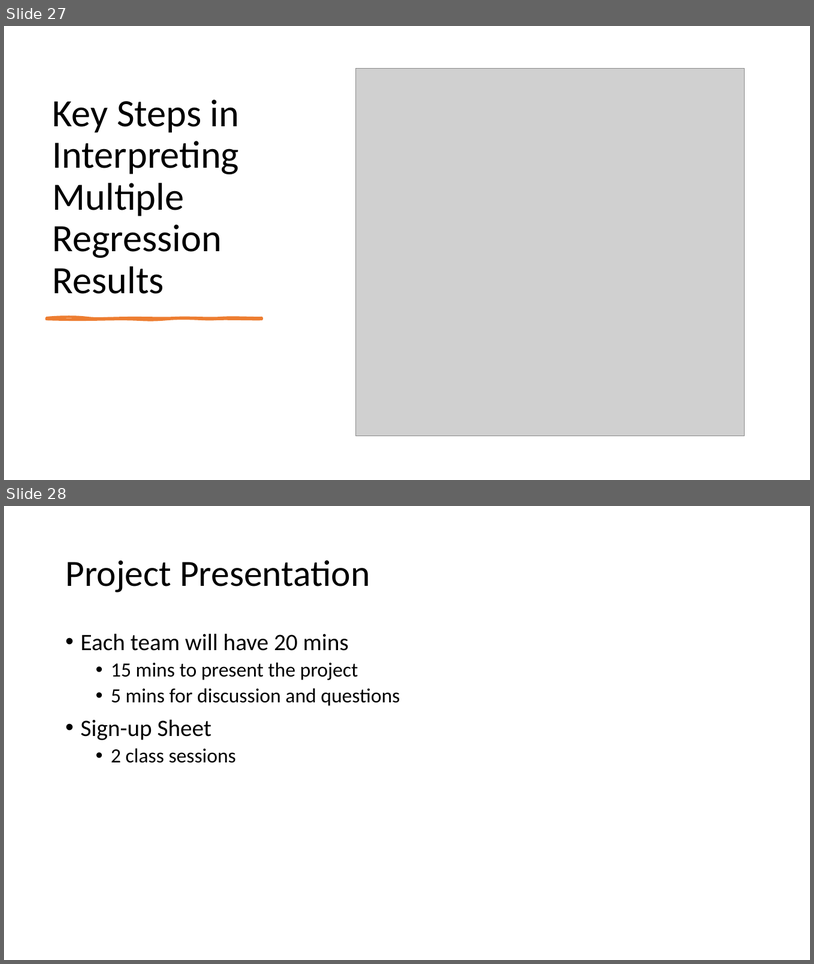
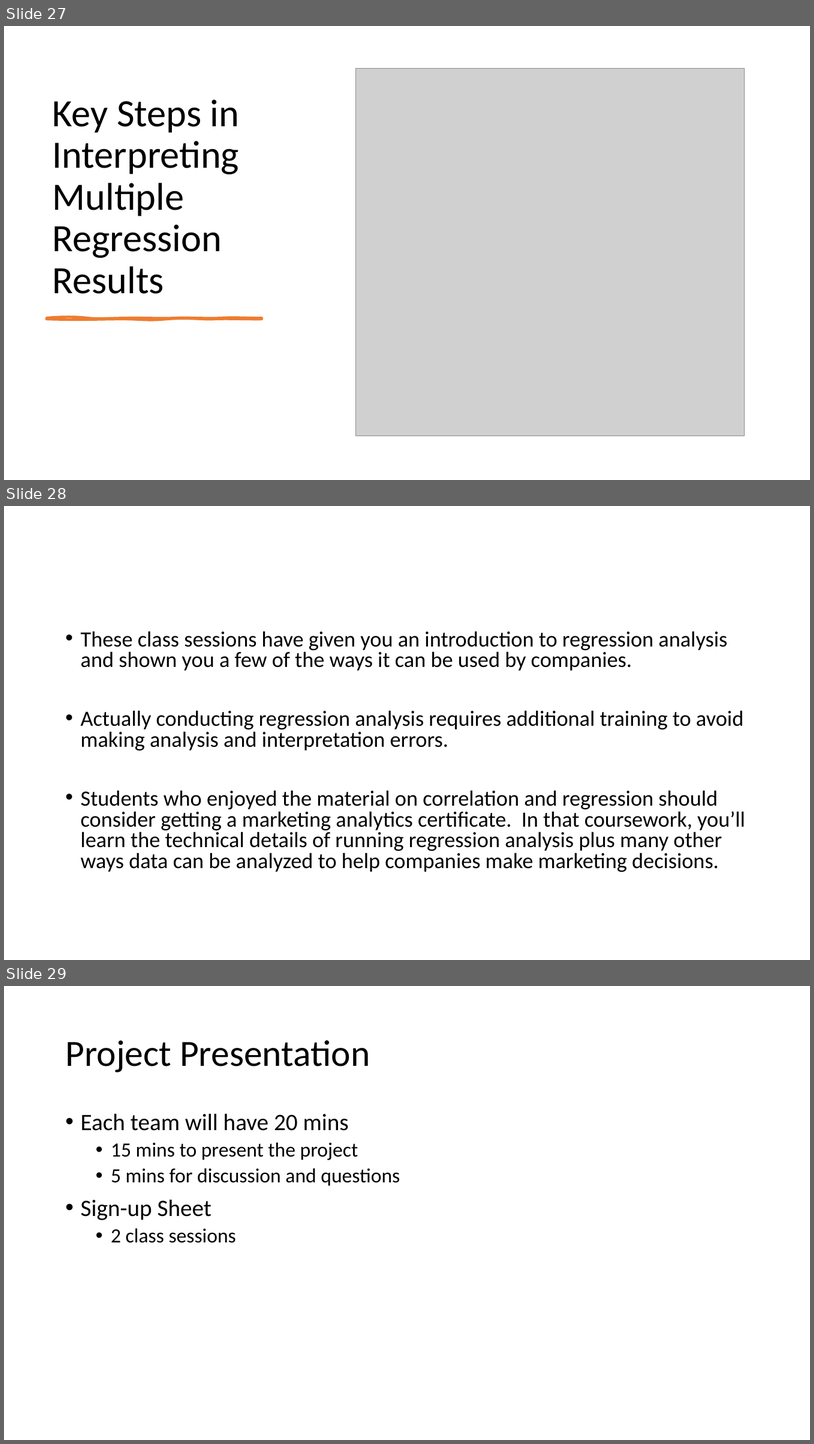
Before and after one commit to mikenguyen13/mar4050, a slide deck: lectures/12/2_Analysis and Interpretation Multiple Variables Simultaneously.pptx. Shown one above the other, each under a label of ours: slides 27 and 28 before the commit, slides 27, 28 and 29 after it. The pictures are 814x964 and 814x1444 pixels, drawn with LibreOffice and Linux fonts; fonts in the diff are those of the drawing; grey boxes stand for pictures. Boxes give left, top, right and bottom in pixels: in the first picture for what was removed or moved away, otherwise in the second. Text is boxed around its words. In the diff, an @@ line names an element or a change of style, - is before the commit and + after.

```diff
--- a/lectures/12/2_Analysis and Interpretation Multiple Variables Simultaneously.pptx
+++ b/lectures/12/2_Analysis and Interpretation Multiple Variables Simultaneously.pptx
@@ slide 28 added at box(4, 506, 810, 960), background #FFFFFF @@
@@ text added at box(81, 631, 746, 872), 25.9 pt, text #000000 @@
+• These class sessions have given you an introduction to regression analysis and shown you a few of the ways it can be used by companies.
+• Actually conducting regression analysis requires additional training to avoid making analysis and interpretation errors.
+• Students who enjoyed the material on correlation and regression should consider getting a marketing analytics certificate. In that coursework, you’ll learn the technical details of running regression analysis plus many other ways data can be analyzed to help companies make marketing decisions.
@@ what was slide 28 is now slide 29 @@
```
Also in this commit, not shown: 7 other files.
